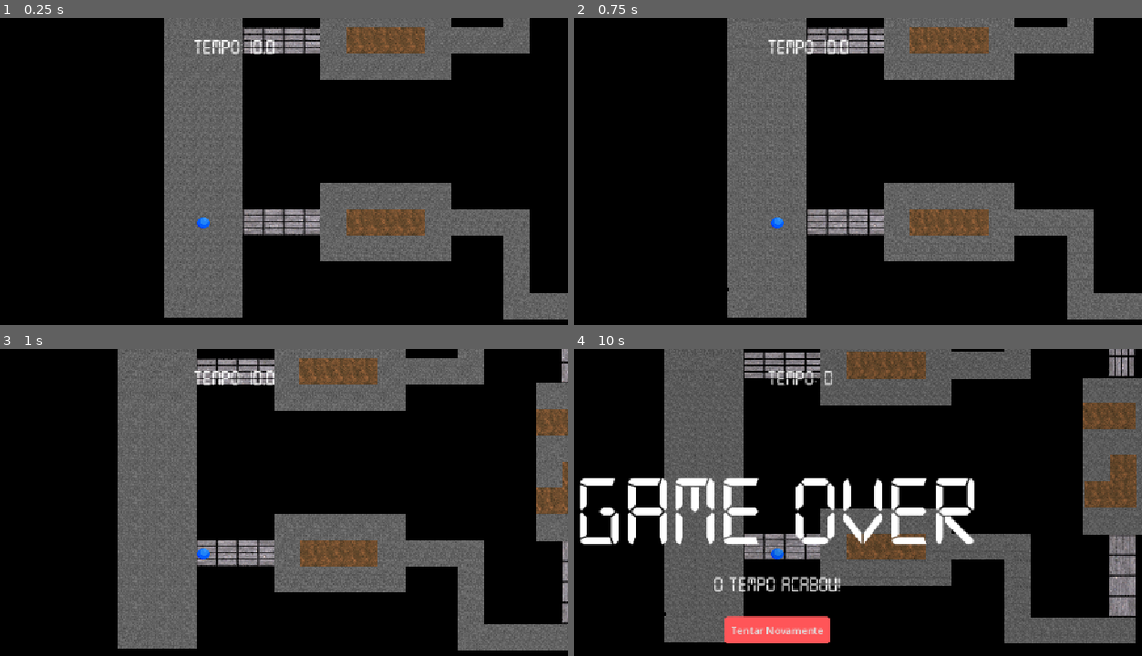
Above: before the commit, frames 1-4 (two rows, left to right).
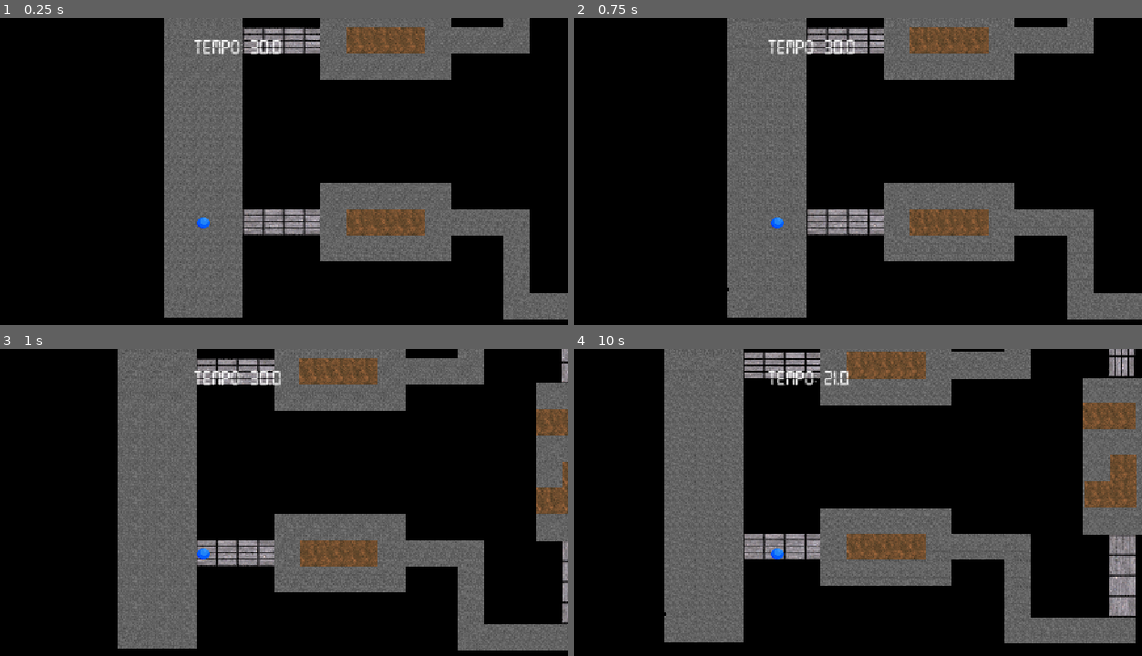
Above: after the commit, the same moments.

Repository: viniciusbaylet/DCC148-DesenvolvimentoJogos
Game: Godot game, scene res://scenes/main.tscn
The game is run twice, just before and just after one commit, with the same random seed, the same clock (stepped at 60 frames per second) and the same inputs. The project has no main scene, so this scene is started directly.
Inputs:
- Up to frame 1 (0.25 s): no input
- Up to frame 2 (0.75 s): tap Enter at 0.5 s; hold D (move_right) from 0.53 s (still down)
- Up to frame 3 (1 s): keep holding D (move_right)
- Up to frame 4 (10 s): release D (move_right) at 1.28 s; hold S (move_down) 1.28-2.03 s; hold D (move_right) 2.03-2.78 s; hold W (move_up) 2.78-3.53 s; hold A (move_left) 3.53-5.03 s; hold S (move_down) 5.03-5.78 s; hold D (move_right) 5.78-6.53 s; hold W (move_up) 6.53-7.28 s; hold D (move_right) 7.28-8.03 s; hold S (move_down) 8.03-8.78 s; hold A (move_left) 8.78-9.53 s; hold W (move_up) from 9.53 s (still down)

The runs differ from the first frame. In frame 1, 0.1% of the frame differs, in the area x 44-50%, y 7-12%; in frame 2, 0.1%; in frame 3, 0.1%; in frame 4, 7.9%, in the area x 0-71%, y 7-96%.

Commit message:
fix: adjust game over signals

Diff:
--- a/Trabalho1/scenes/tempo.tscn
+++ b/Trabalho1/scenes/tempo.tscn
@@ -7,7 +7,7 @@
 script = ExtResource("1_uinw8")
 
 [node name="Timer" type="Timer" parent="." unique_id=366607527]
-wait_time = 10.0
+wait_time = 30.0
 autostart = true
 
 [node name="Label" type="Label" parent="." unique_id=406618912]
@@ -17,7 +17,8 @@
 offset_bottom = 60.0
 theme_override_fonts/font = ExtResource("2_nq2bd")
 theme_override_font_sizes/font_size = 32
-text = "10"
+text = "30
+"
 horizontal_alignment = 1
 vertical_alignment = 1
 
--- a/Trabalho1/scripts/game_over.gd
+++ b/Trabalho1/scripts/game_over.gd
@@ -6,7 +6,6 @@
 # Called when the node enters the scene tree for the first time.
 func _ready() -> void:
 	visible = false
-	restart_button.pressed.connect(_on_restart_button_pressed)
 
 # Called every frame. 'delta' is the elapsed time since the previous frame.
 func _process(delta: float) -> void:
--- a/Trabalho1/scripts/tempo.gd
+++ b/Trabalho1/scripts/tempo.gd
@@ -5,18 +5,18 @@
 
 # Called when the node enters the scene tree for the first time.
 func _ready() -> void:
-	timer.timeout.connect(_on_timer_timeout)
+	pass
 
 # Called every frame. 'delta' is the elapsed time since the previous frame.
 func _process(delta: float) -> void:
 	var tempo_restante = ceil(timer.time_left)
 	if timer.is_stopped() or timer.time_left <= 0:
-		label_tempo.text = "Tempo: 0"
+		label_tempo.text = "Tempo: 0.0"
 	else:
 		label_tempo.text = "Tempo: " + str(tempo_restante)
 
 func _on_timer_timeout() -> void:
-	label_tempo.text = "Tempo: 0"
+	label_tempo.text = "Tempo: 0.0"
 	var game_over = get_parent().get_node("GameOver")
 	if game_over:
 		game_over.mostrar_game_over("O tempo acabou!")
